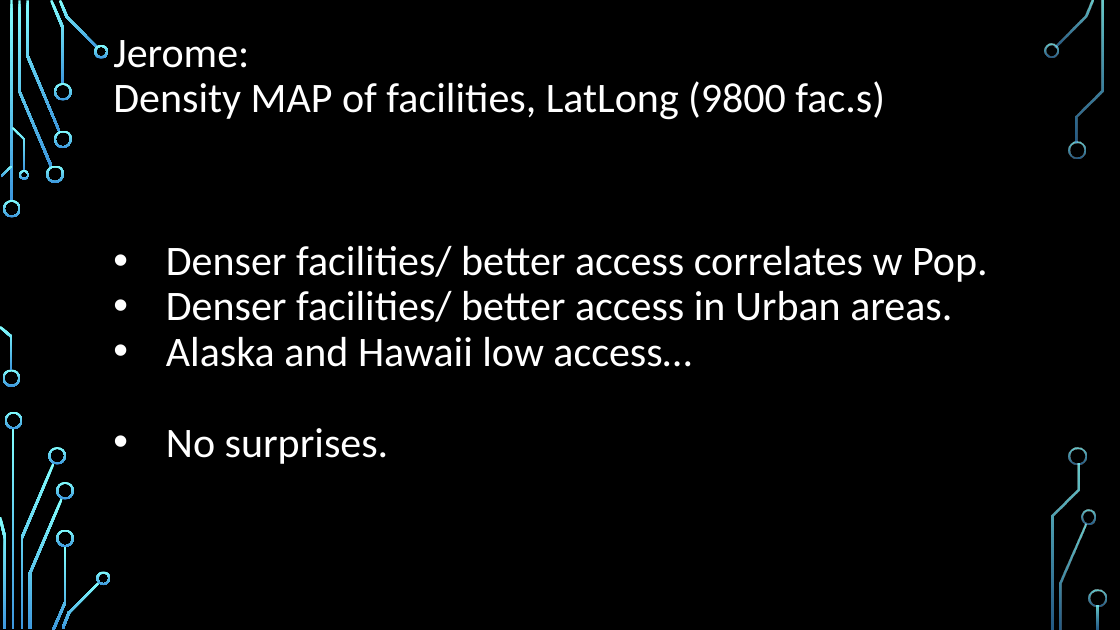
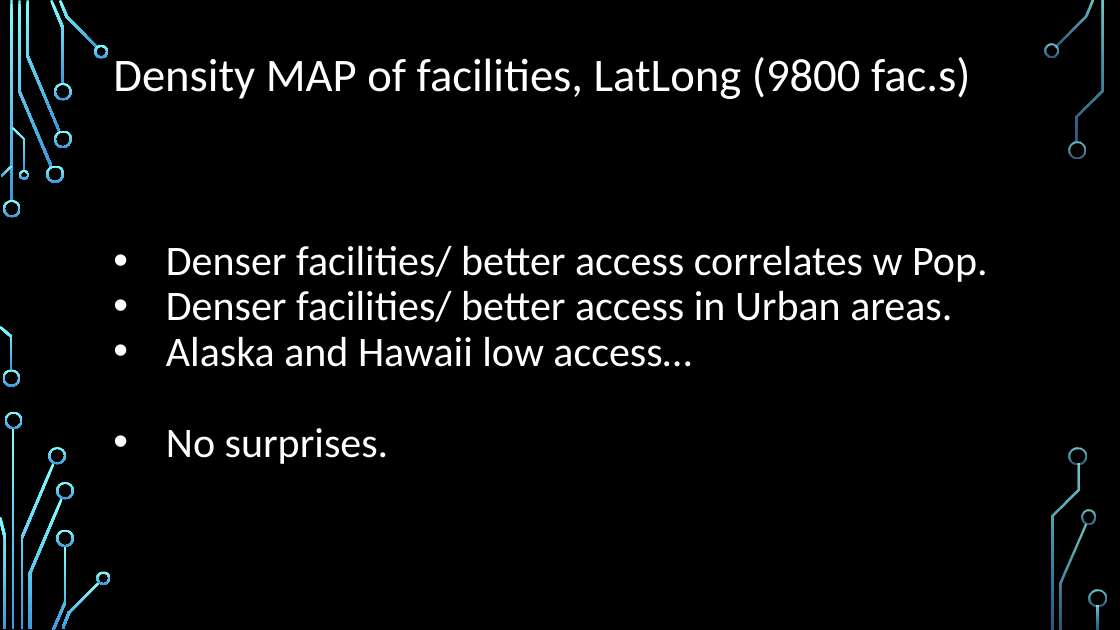
Before and after one commit to aeclaman/Project1, a slide deck: slide 23 of reports/SUICnotes.pptx (slide 19 before the commit). Drawn at 1120x630 pixels with LibreOffice and Linux fonts; fonts in the diff are those of the drawing; background and template pictures are left out. Boxes give left, top, right and bottom in pixels: in the first picture for what was removed or moved away, otherwise in the second. Text is boxed around its words. In the diff, an @@ line names an element or a change of style, - is before the commit and + after.

```diff
--- a/reports/SUICnotes.pptx
+++ b/reports/SUICnotes.pptx
@@ title at <box>113,57,970,99</box>: text changed; size 36 to 40 pt @@
-Jerome:
-Density MAP of facilities, LatLong (9800 fac.s)
+Density MAP of facilities, LatLong (9800 fac.s)
```
Also in this commit, not shown: 10 other slides changed, 13 slides added, 5 slides removed.
